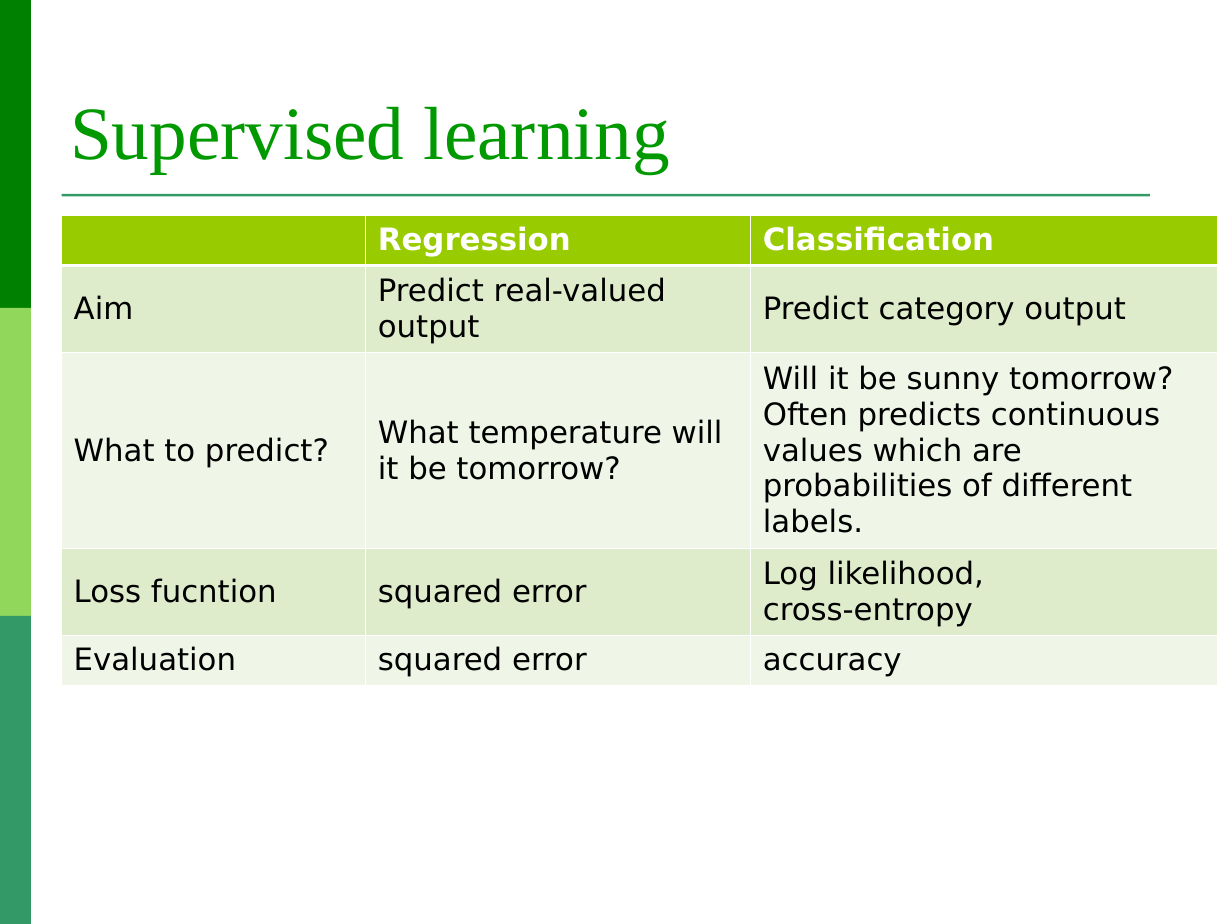
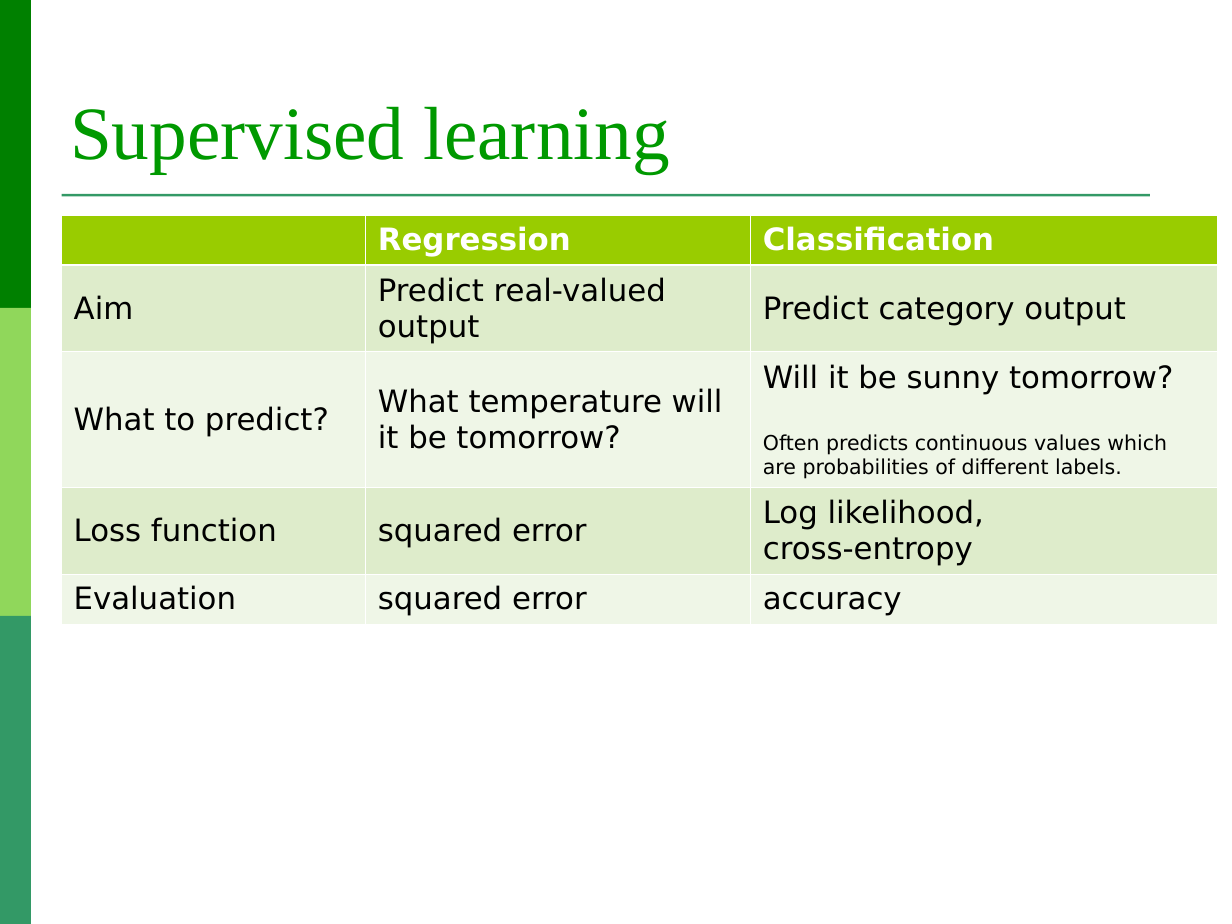
Before and after one commit to lauradiosan/ITSG-UBB, a slide deck: slide 9 of 2020-2021/Lectures/01_ML_review.ppt. Drawn at 1232x924 pixels with LibreOffice and Linux fonts; fonts in the diff are those of the drawing; background and template pictures are left out. Boxes give left, top, right and bottom in pixels: in the first picture for what was removed or moved away, otherwise in the second. Text is boxed around its words. In the diff, an @@ line names an element or a change of style, - is before the commit and + after.

```diff
--- a/2020-2021/Lectures/01_ML_review.ppt
+++ b/2020-2021/Lectures/01_ML_review.ppt
@@ table at (62,216,1217,623) @@
-row 4, column 1: Loss fucntion
+row 4, column 1: Loss function
@@ size 18 to 12 pt in "Often predicts continuous values which are probabilities ..." @@
```
Also in this commit, not shown: 4 other slides changed, 2 other files.
